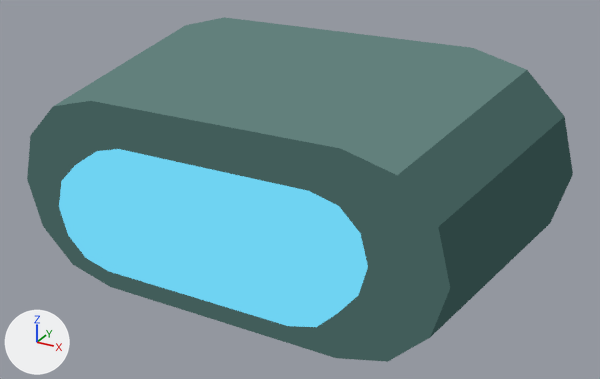
Two versions of the glTF model Assets/TD2/Screen3D/Kit07/celadon3d/Signal_Lamp.gltf, one commit apart.
Before and after are seen from a camera (50 mm lens) standing at (0.241, -0.492, 0.265) and looking at (-0.002, -0.05, 0.045). Every picture has the same lights, and +X, +Y and +Z are marked at lower left. The older version comes first.

In view in the first picture: 'Signal_Lamp_baked'.
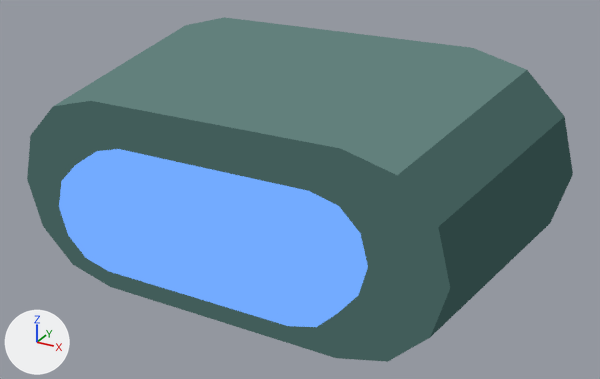
Boxes [x1, y1, x2, y2] around the edits, measured in the pictures (600 x 379 px):
'Signal_Lamp_baked', recoloured (cyan to blue)
    both: [56, 146, 370, 330]

What changed in the scene script:
```text
Change mat_k07_celadon_link_light:
    where n0 = _N.new('ShaderNodeEmission'); n0.name = 'Emission'
    n0.inputs[0].default_value: (0.159, 0.651, 0.888, 1.0) -> (0.171, 0.406, 1.0, 1.0)  # 'Color', cyan #6fd3f2 -> 'Color', blue #73abff
```
